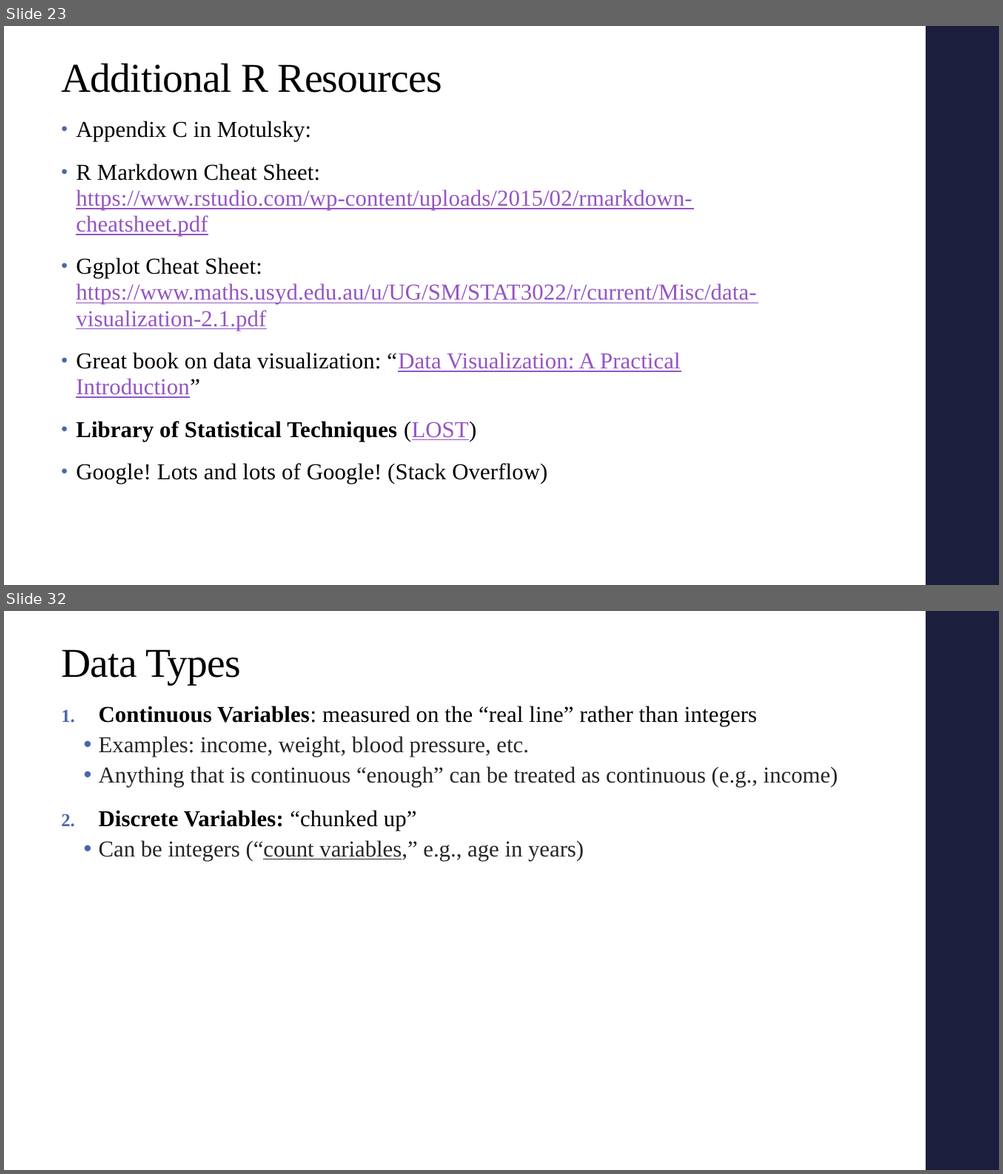
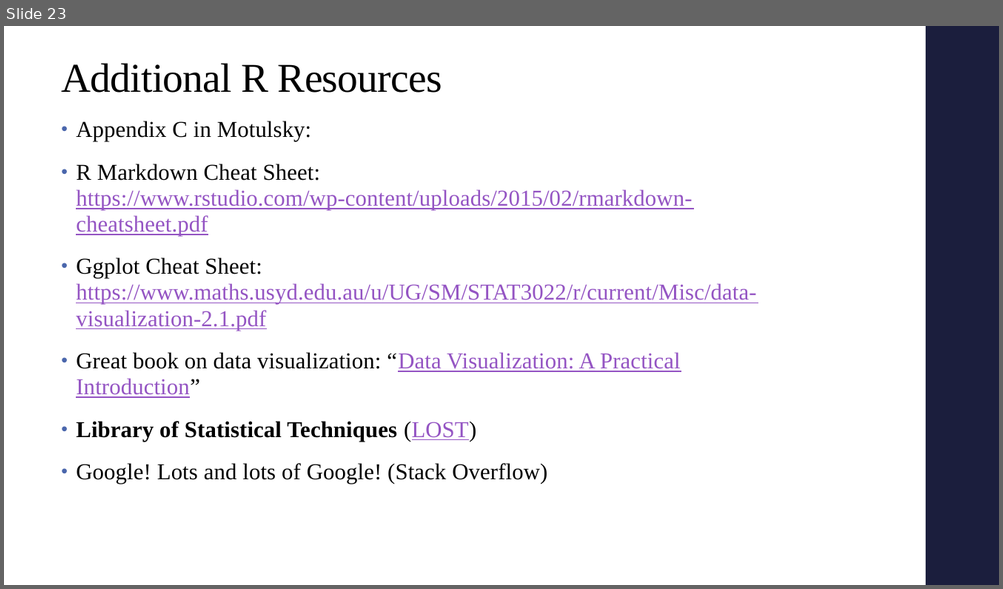
Before and after one commit to alex-hoagland/HAD5772, a slide deck: Lectures/Lecture02_Intro-to-R_DescriptiveStatistics/Lecture2_RIntro_Descriptives.pptx. Shown one above the other, each under a label of ours: slides 23 and 32 before the commit, slide 23 after it; the slides between them are not shown. The pictures are 1003x1174 and 1003x589 pixels, drawn with LibreOffice and Linux fonts; fonts in the diff are those of the drawing. Boxes give left, top, right and bottom in pixels: in the first picture for what was removed or moved away, otherwise in the second. Text is boxed around its words. In the diff, an @@ line names an element or a change of style, - is before the commit and + after.

```diff
--- a/Lectures/Lecture02_Intro-to-R_DescriptiveStatistics/Lecture2_RIntro_Descriptives.pptx
+++ b/Lectures/Lecture02_Intro-to-R_DescriptiveStatistics/Lecture2_RIntro_Descriptives.pptx
@@ slide 32 removed at (4,611,999,1170), background #FFFFFF; not listed: 1 template element that a slide beside it also shows @@
@@ title removed at (61,649,241,684) @@
-Data Types
@@ text removed at (99,706,838,861) @@
-1. Continuous Variables: measured on the “real line” rather than integers
-  • Examples: income, weight, blood pressure, etc.
-  • Anything that is continuous “enough” can be treated as continuous (e.g., income)
-2. Discrete Variables: “chunked up”
-  • Can be integers (“count variables,” e.g., age in years)
```
Also in this commit, not shown: 1 slide changed, 33 other slides removed, 3 other files.
